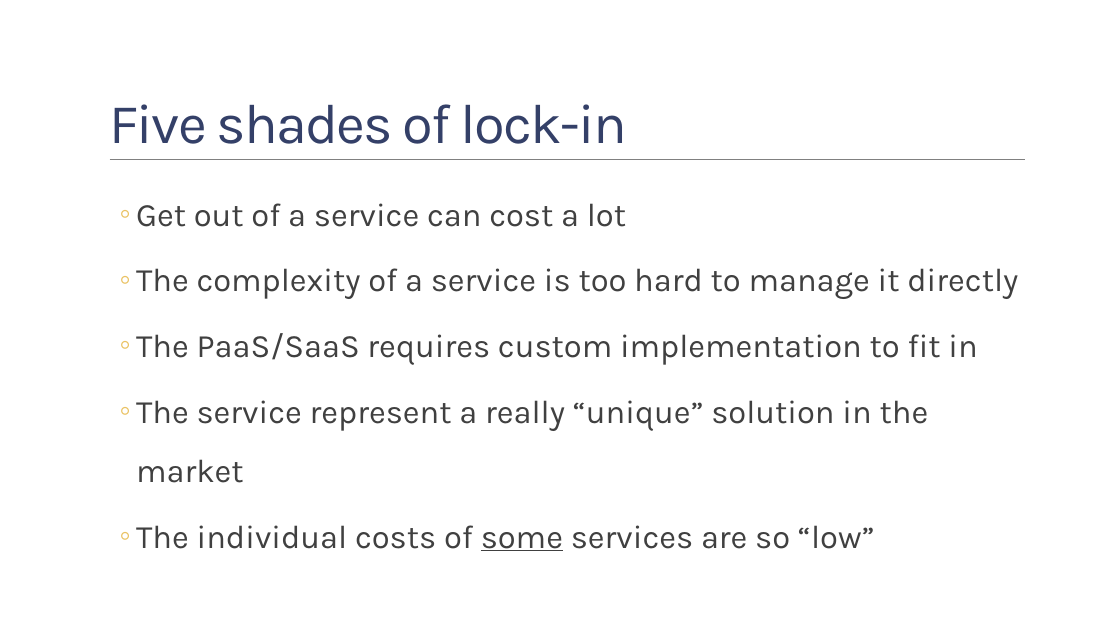
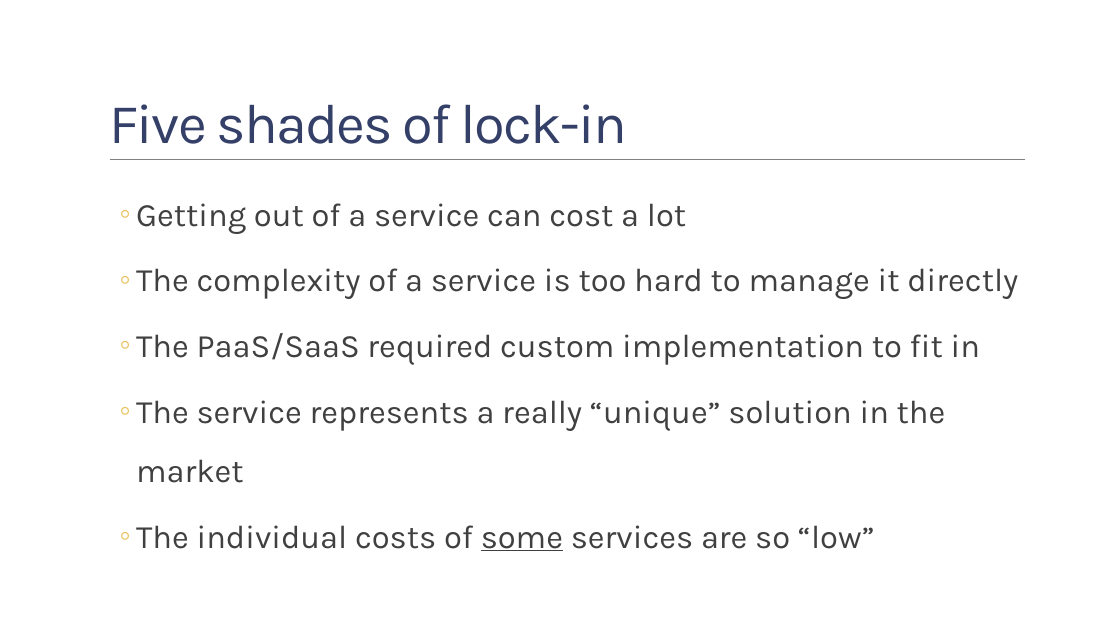
Before and after one commit to childotg/Events.2023, a slide deck: slide 32 of 230425 - DevOpsCon @London/Let's go Hybrid! Is it better.. No. Is it cheaper.. Yes!.pptx (slide 33 before the commit). Drawn at 1120x630 pixels with LibreOffice and Linux fonts; fonts in the diff are those of the drawing; background and template pictures are left out. Boxes give left, top, right and bottom in pixels: in the first picture for what was removed or moved away, otherwise in the second. Text is boxed around its words. In the diff, an @@ line names an element or a change of style, - is before the commit and + after.

```diff
--- a/230425 - DevOpsCon @London/Let's go Hybrid! Is it better.. No. Is it cheaper.. Yes!.pptx
+++ b/230425 - DevOpsCon @London/Let's go Hybrid! Is it better.. No. Is it cheaper.. Yes!.pptx
@@ text at (x1=136, y1=203, x2=686, y2=234): text changed @@
-  ◦ Get out of a service can cost a lot
+  ◦ Getting out of a service can cost a lot
@@ text at (x1=136, y1=333, x2=980, y2=483): text changed @@
-  ◦ The PaaS/SaaS requires custom implementation to fit in
-  ◦ The service represent a really “unique” solution in the market
+  ◦ The PaaS/SaaS required custom implementation to fit in
+  ◦ The service represents a really “unique” solution in the market
```
Also in this commit, not shown: 8 other slides changed, 21 slides added, 6 slides removed, 1 other file.
